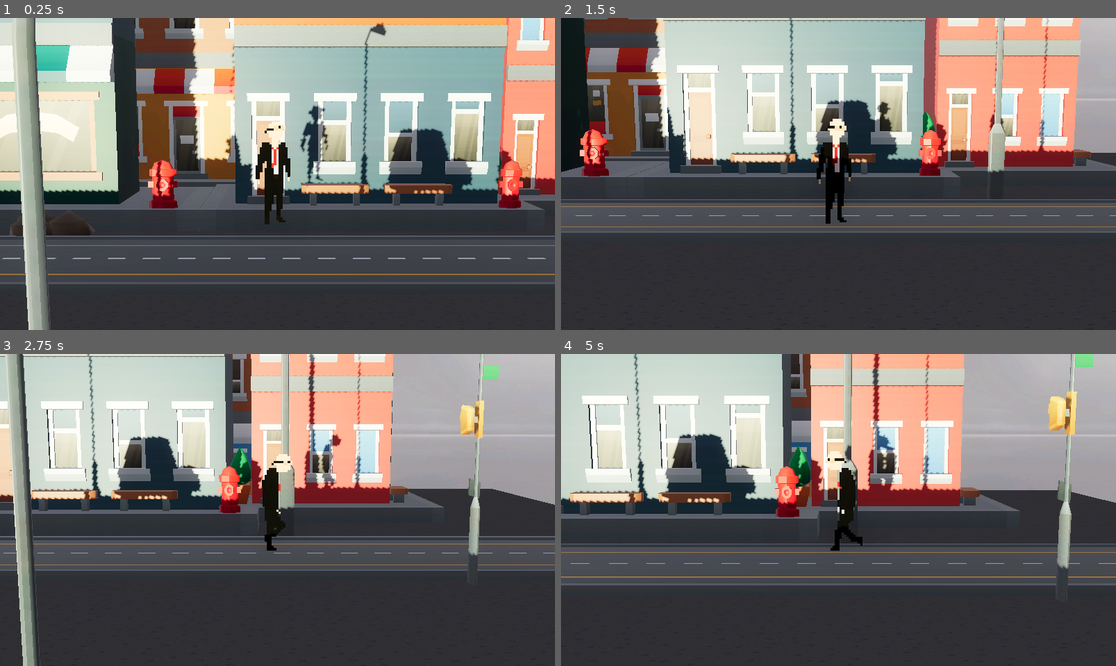
Above: before the commit, frames 1-4 (two rows, left to right).
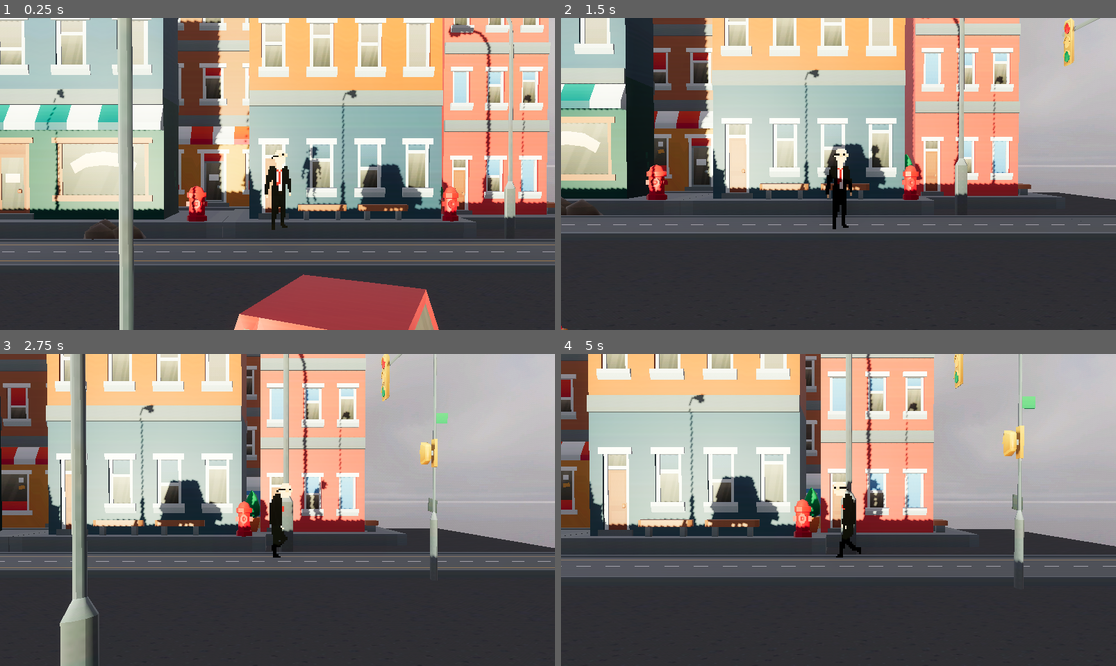
Above: after the commit, the same moments.

Repository: Fellagon-dev/Memento-Mori
Game: Godot game, scene res://MementoMori.tscn
The game is run twice, just before and just after one commit, with the same random seed, the same clock (stepped at 60 frames per second) and the same inputs. This scene is started directly instead of the project's main scene.
Inputs:
- Up to frame 1 (0.25 s): no input
- Up to frame 2 (1.5 s): tap Enter (ui_accept) at 0.5, 0.77 s; hold Right (ui_right) 0.53-1.28 s; tap W (ke_atas) at 0.6 s; hold Down (ui_down) from 1.28 s (still down); tap S (ke_bawah) at 1.35 s
- Up to frame 3 (2.75 s): tap Enter (ui_accept) at 1.52 s; release Down (ui_down) at 2.03 s; hold Right (ui_right) from 2.03 s (still down); tap D (ke_kanan) at 2.1 s
- Up to frame 4 (5 s): release Right (ui_right) at 2.78 s; hold Up (ui_up) 2.78-3.53 s; tap A (ke_kiri) at 2.85 s; tap Enter (ui_accept) at 3.02, 3.77, 4.52 s; hold Left (ui_left) from 3.53 s (still down); tap Space (loncat) at 3.6 s; tap W (ke_atas) at 4.35 s

The runs differ from the first frame. In frame 1, 65% of the frame differs, in the area x 0-100%, y 0-100%; in frame 2, 52%; in frame 3, 48%; in frame 4, 46%.

Commit message:
#0016-Camera fixes

Diff:
--- a/MementoMori.tscn
+++ b/MementoMori.tscn
@@ -51,10 +51,11 @@
 [node name="Game" type="Node3D"]
 
 [node name="CharacterBody3D" parent="." instance=ExtResource("1_5vhrv")]
-transform = Transform3D(0.233428, 0, 0, 0, 0.233428, 0, 0, 0, 1.0471, -0.0183003, 1.76832, -0.954792)
+transform = Transform3D(0.233428, 0, 0, 0, 0.233428, 0, 0, 0, 1.0471, -0.0183003, 1.76832, -0.604527)
 
-[node name="Camera3D" type="Camera3D" parent="CharacterBody3D"]
-transform = Transform3D(4.28398, 0, 0, 0, 4.26343, 0.417923, 0, -0.123437, 0.947521, 0.239183, 5.99711, 6.10709)
+[node name="Camera3D" type="Camera3D" parent="."]
+transform = Transform3D(1, 0, 0, 0, 0.991672, 0.128792, 0, -0.128792, 0.991672, 0.0375317, 3.16821, 5.43995)
+visible = false
 fov = 30.1228
 
 [node name="StaticBody3D" type="StaticBody3D" parent="."]
--- a/Player3D.tscn
+++ b/Player3D.tscn
@@ -137,8 +137,18 @@
 sprite_frames = SubResource("SpriteFrames_s1r6y")
 animation = &"idle"
 autoplay = "idle"
-frame_progress = 0.270652
+frame_progress = 0.388292
 
 [node name="CollisionShape3D" type="CollisionShape3D" parent="."]
 transform = Transform3D(1, 0, 0, 0, 1, 0, 0, 0, 1, 0.059896, 2.47931, -0.000879526)
 shape = SubResource("CapsuleShape3D_hmfk7")
+
+[node name="Camera_Controller" type="Node3D" parent="."]
+
+[node name="Camera_Target" type="Node3D" parent="Camera_Controller"]
+transform = Transform3D(1, 0, 0, 0, 0.999904, -0.0138401, 0, 0.0138401, 0.999904, 0, 3.91553, 4.73422)
+
+[node name="Camera3D" type="Camera3D" parent="Camera_Controller/Camera_Target"]
+transform = Transform3D(1, 0, 0, 0, 0.999831, 0.0183947, 0, -0.0183947, 0.999831, 0, 0.0997869, 1.17589)
+current = true
+fov = 40.1865
--- a/Scripts/player_3d.gd
+++ b/Scripts/player_3d.gd
@@ -39,3 +39,5 @@
 		velocity.z = move_toward(velocity.z, 0, SPEED)
 
 	move_and_slide()
+	$"../Camera3D".position = position
+	#lerp($"../Camera3D".position, position, 0.1)
